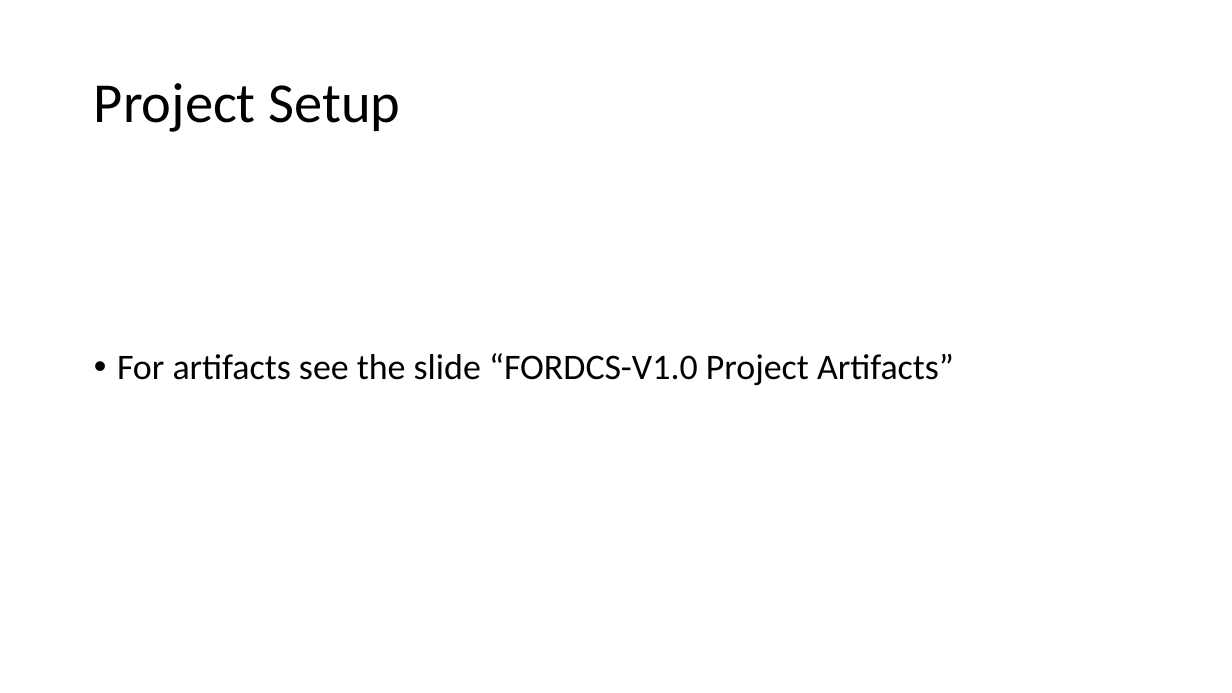
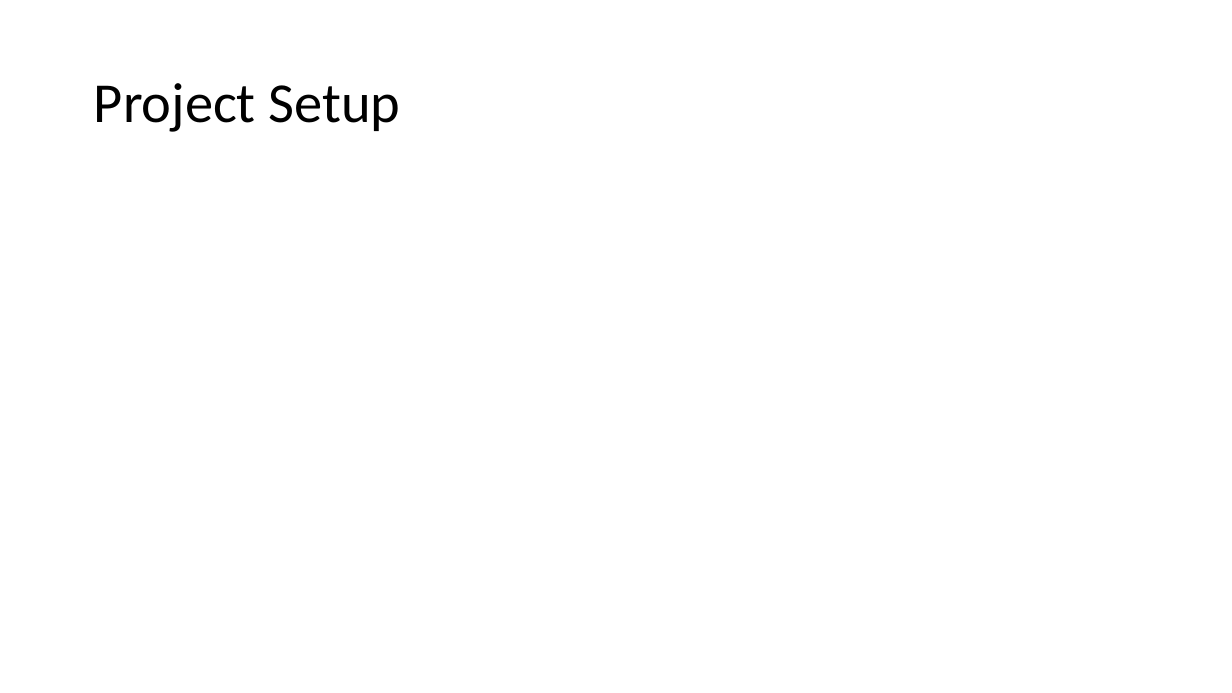
Before and after one commit to karacankos/smarthome-fordcs, a slide deck: slide 6 of fordcs-docs/EDUp FORDCS-V1.0 Project-v2022.04/1-Presentation/EDUp FORDCS-V1.0 Project.v2022.04.pptx (slide 5 before the commit). Drawn at 1232x693 pixels with LibreOffice and Linux fonts; fonts in the diff are those of the drawing. Boxes give left, top, right and bottom in pixels: in the first picture for what was removed or moved away, otherwise in the second. Text is boxed around its words. In the diff, an @@ line names an element or a change of style, - is before the commit and + after.

```diff
--- a/fordcs-docs/EDUp FORDCS-V1.0 Project-v2022.04/1-Presentation/EDUp FORDCS-V1.0 Project.v2022.04.pptx
+++ b/fordcs-docs/EDUp FORDCS-V1.0 Project-v2022.04/1-Presentation/EDUp FORDCS-V1.0 Project.v2022.04.pptx
@@ text removed at (117, 353, 954, 385) @@
-• For artifacts see the slide “FORDCS-V1.0 Project Artifacts”
```
Also in this commit, not shown: 1 other slide changed, 1 slide added, 9 other files.
